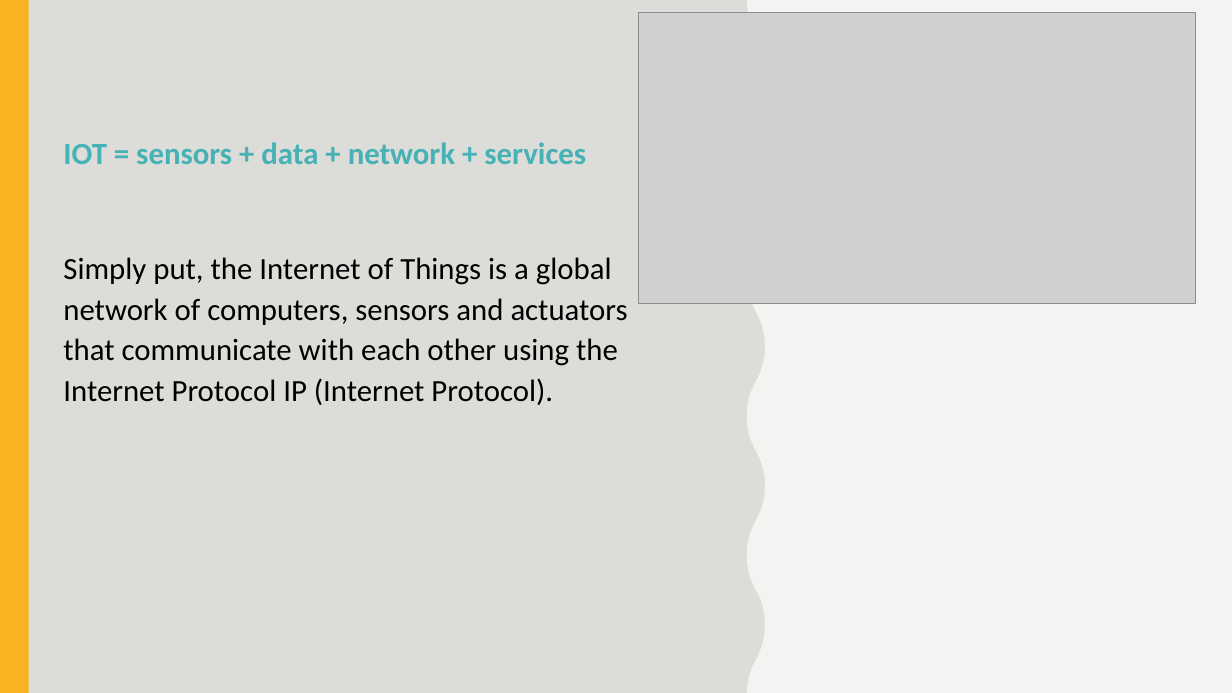
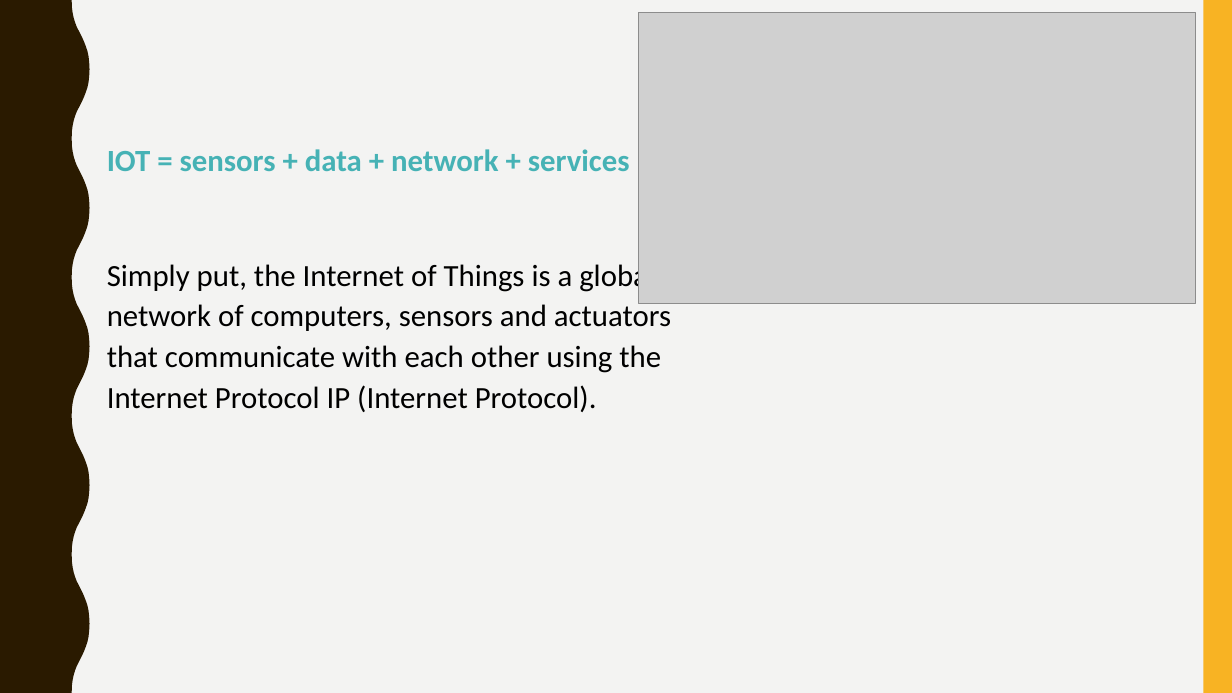
Before and after one commit to vladipirogov/IOT_presentation, a slide deck: slide 2 of Network Data Transfer Protocols in IoT & Embedded.pptx. Drawn at 1232x693 pixels with LibreOffice and Linux fonts; fonts in the diff are those of the drawing; grey boxes stand for pictures. Boxes give left, top, right and bottom in pixels: in the first picture for what was removed or moved away, otherwise in the second. Text is boxed around its words. In the diff, an @@ line names an element or a change of style, - is before the commit and + after.

Commit message:
Application protocols

```diff
--- a/Network Data Transfer Protocols in IoT & Embedded.pptx
+++ b/Network Data Transfer Protocols in IoT & Embedded.pptx
@@ rectangle removed at (0,0,1232,693) @@
@@ freeform shape removed at (0,0,765,693) @@
@@ rectangle removed at (0,0,29,693) @@
@@ text "IOT = sensors + data ...": place and size @@
-text "IOT = sensors + data ..." at (63,142,628,405)
+text "IOT = sensors + data ..." at (107,149,671,412)
```
Also in this commit, not shown: 3 other slides changed, 16 slides added.
